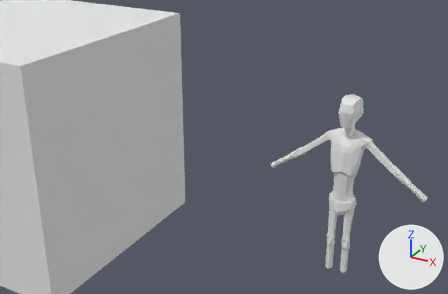
A saved change to the Blender file Assets/shaman_body.blend.
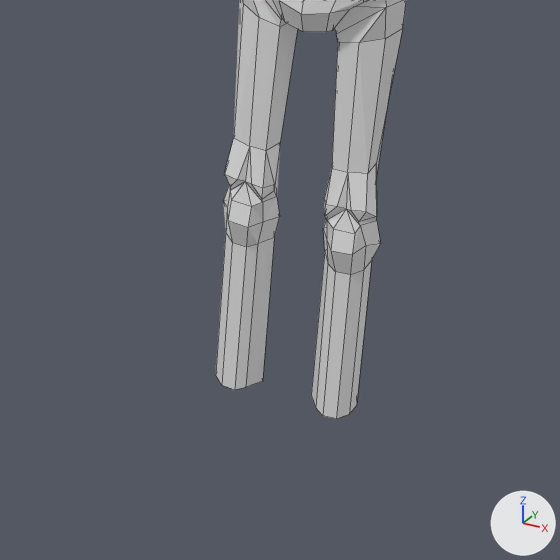
Each version is shown from a camera (50 mm lens) standing at (1.161, -3.898, 2.185) and looking at (-0.809, -0.316, 0.394), then close up on the part from 65% to 84% of the width and 71% to 100% of the height. Arrows for +X, +Y and +Z are at lower right; the lights stay in place. The close-ups show mesh edges as thin lines.
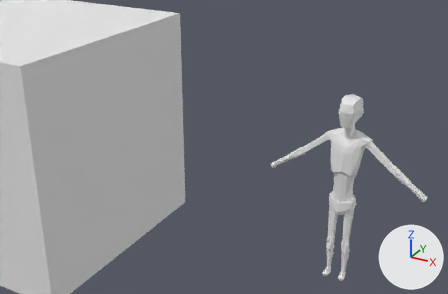
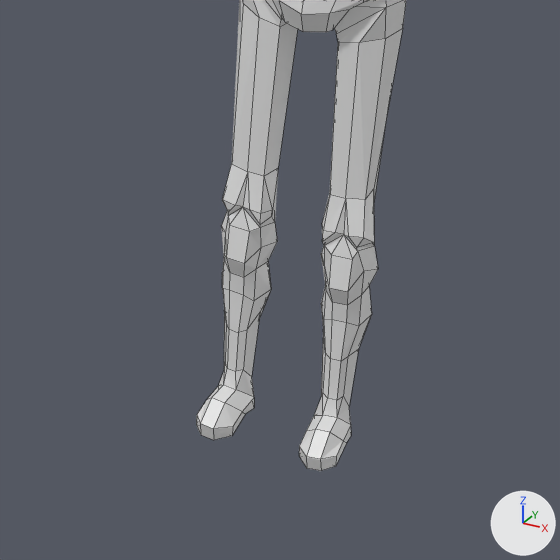
Location of each change, [x1, y1, x2, y2] in pixels of the close-ups (560 x 560 px):
'Cube.001', reshaped: before [216, 0, 406, 419]; after [196, 0, 406, 471]
part 1 of me_cube_004, built on: before [216, 0, 400, 419]; after [196, 0, 400, 471]

Diff of the bpy script that builds the scene:
```diff
--- a/Assets/shaman_body.blend.py
+++ b/Assets/shaman_body.blend.py
@@ me_cube_004 @@
 # used by ob_cube_001; location = (0.0, 0.0, 0.0)
-me_cube_004.from_pydata(...)  # 311 vertices, 299 faces; spans x 0.0..0.577, y -0.116..0.096, z -0.555..0.825
+me_cube_004.from_pydata(...)  # 355 vertices, 347 faces; spans x 0.0..0.577, y -0.116..0.096, z -0.591..0.825
+# me_cube_004 part 1
+# 8 vertices are removed from x 0.029..0.082, y -0.052..-0.003, z -0.555..-0.541
+# 8 faces are deleted
+# 20 vertices in x 0.026..0.092, y -0.061..-0.001, z -0.359..-0.23 move by (0.0, 0.0, -0.033)
+# 10 vertices in x 0.029..0.085, y -0.061..-0.023, z -0.357..-0.228 move by (0.0, 0.0, -0.034)
+# 11 vertices move from x 0.029..0.078, y -0.064..-0.001, z -0.363..-0.305 to x 0.035..0.076, y -0.064..-0.002, z -0.403..-0.338
+# 52 vertices are added at x 0.029..0.088, y -0.111..0.008, z -0.591..-0.405
+# 56 new faces join them
```
